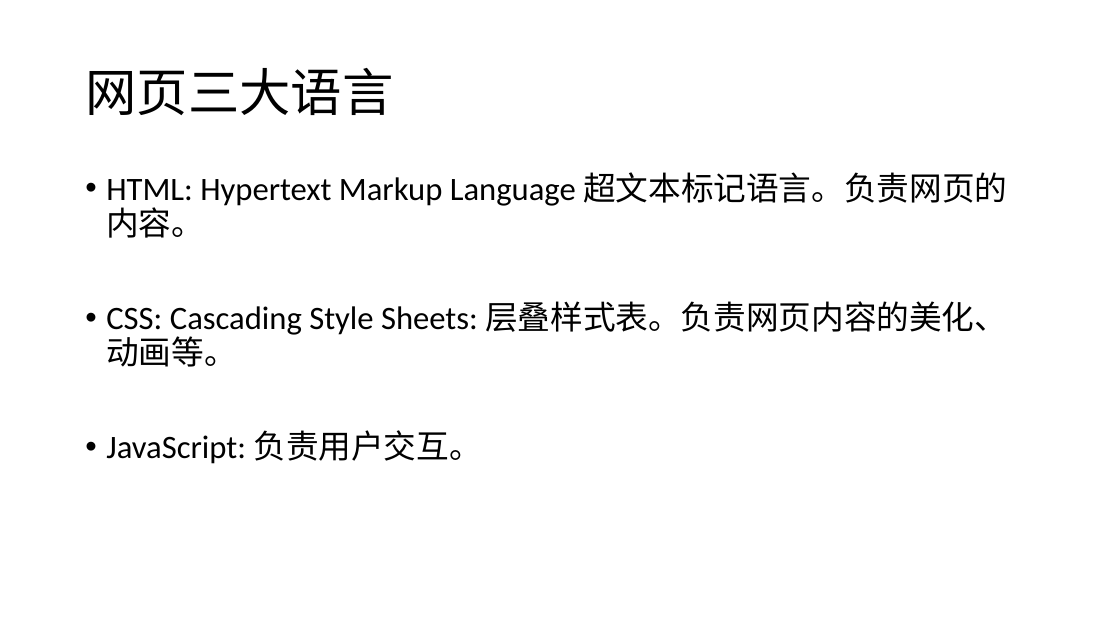
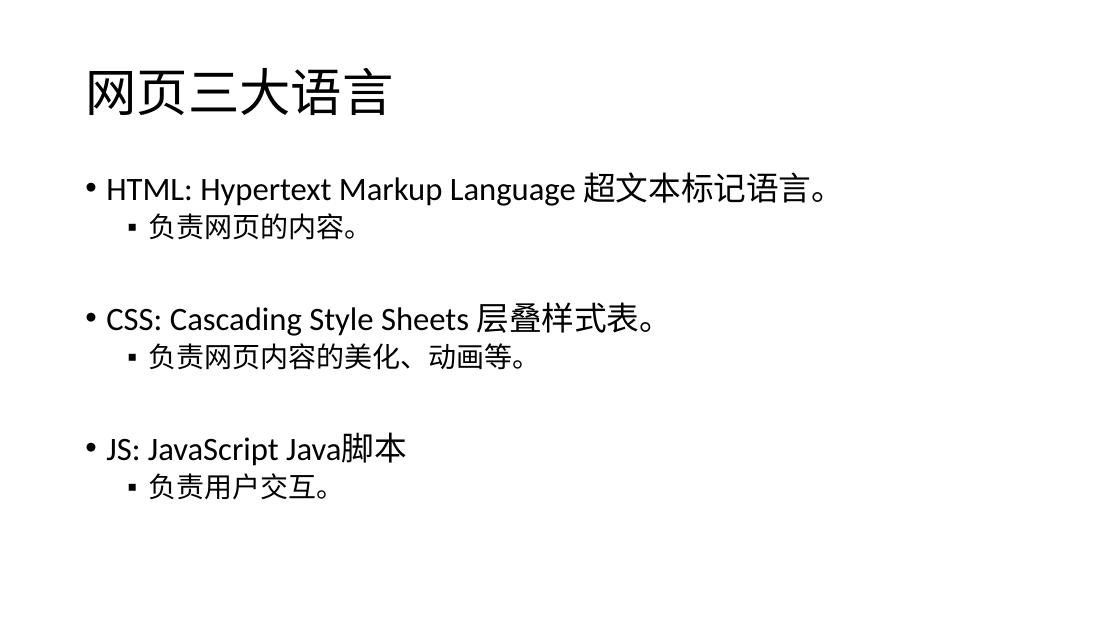
Before and after one commit to LAB-Remote/LAB-Remote.github.io, a slide deck: slide 6 of teaching/zhibin/1/第一课_幻灯片.pptx (slide 5 before the commit). Drawn at 1120x630 pixels with LibreOffice and Linux fonts; fonts in the diff are those of the drawing. Boxes give left, top, right and bottom in pixels: in the first picture for what was removed or moved away, otherwise in the second. Text is boxed around its words. In the diff, an @@ line names an element or a change of style, - is before the commit and + after.

```diff
--- a/teaching/zhibin/1/第一课_幻灯片.pptx
+++ b/teaching/zhibin/1/第一课_幻灯片.pptx
@@ text at bbox=[106, 172, 844, 499]: text changed @@
-• HTML: Hypertext Markup Language 超文本标记语言。负责网页的内容。
-• CSS: Cascading Style Sheets: 层叠样式表。负责网页内容的美化、动画等。
-• JavaScript: 负责用户交互。
+• HTML: Hypertext Markup Language 超文本标记语言。
+  ▪ 负责网页的内容。
+• CSS: Cascading Style Sheets 层叠样式表。
+  ▪ 负责网页内容的美化、动画等。
+• JS: JavaScript Java脚本
+  ▪ 负责用户交互。
```
Also in this commit, not shown: 1 slide added, 9 other files.
